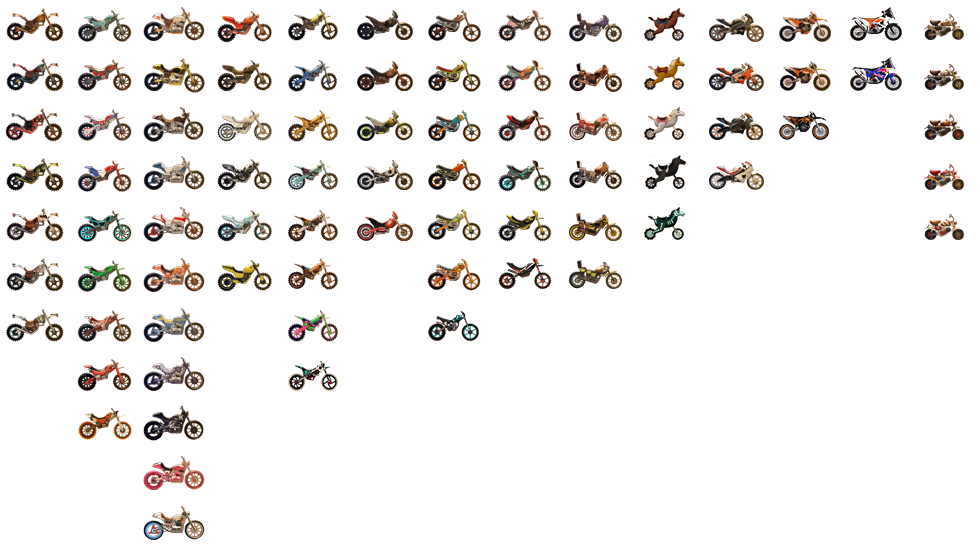
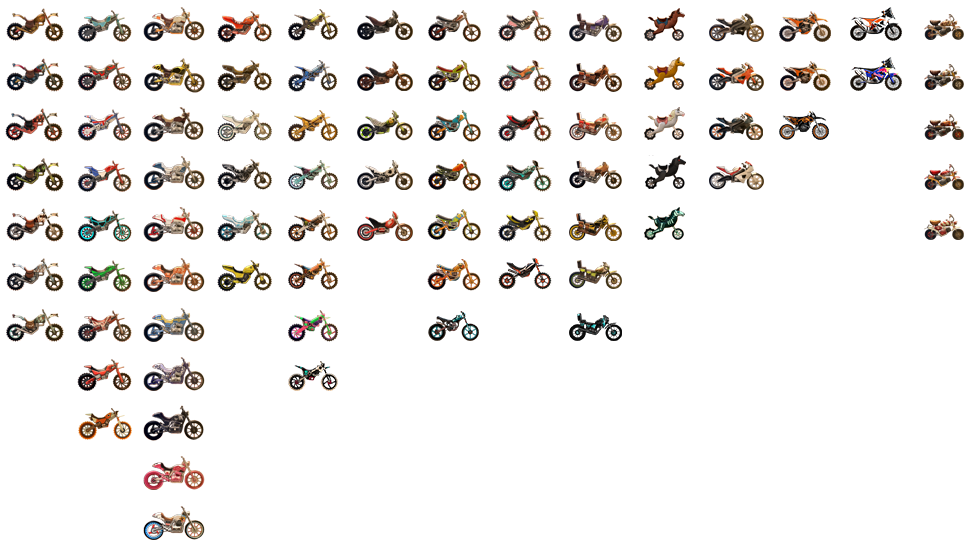
Layered file, before and after one edit (980px x 550px). Changes by layer:
added layer "004 (2)" above "donkey" over [569, 313, 622, 341]
